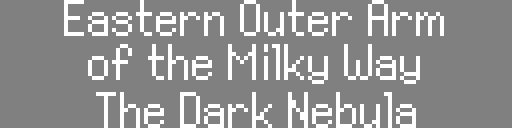
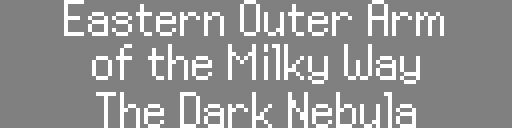
Layer changes from the first 512×128 image to the second:
added layer "render1.png #3" above "render1.png copy #1" over box(92, 44, 156, 80)
added layer "render1.png copy #1" above "render1.png #2" over box(140, 0, 296, 4)
hid "render1.png #2" over box(88, 44, 156, 80)
hid "render1.png copy" over box(140, 0, 296, 4)
